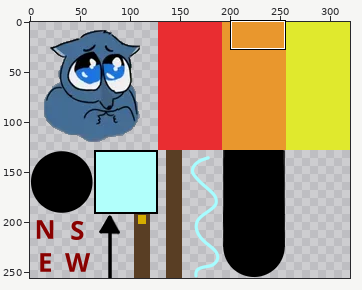
Sprite sheet -- client/src/main/resources/textures/textures.png. Above: a wide view before the commit, with the close-up outlined.
Close-up. Before the commit:
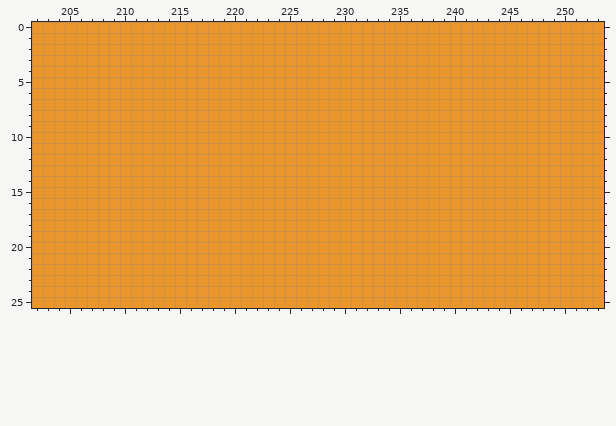
The file is 320x256 pixels. Shown: x 202..253, y 0..25. The commit also changed other parts of the picture, which this record leaves out.
The same view after the edit:
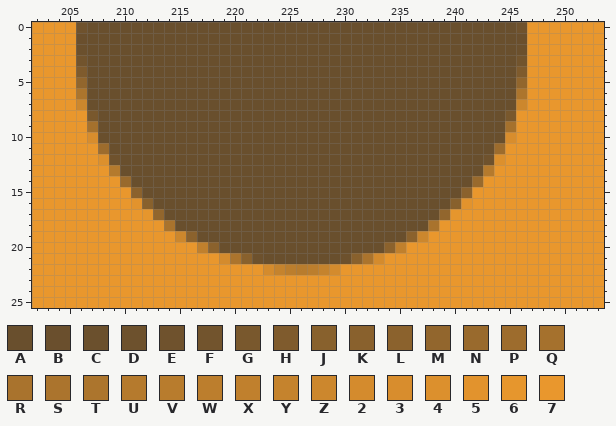
Palette (. is transparent): A #694f2d  B #6a4f2d  C #6b502d  D #6d512d  E #6f522d  F #72542d  G #79582d  H #7f5b2d  J #88612d  K #89612d  L #8b622d  M #92662d  N #996a2d  P #9d6c2d  Q #a5712d  R #a9732d  S #ab742d  T #ac752d  U #b57a2d  V #b87c2d  W #bc7e2d  X #c0802d  Y #c5832d  Z #cc872d  2 #d48b2d  3 #d88d2d  4 #dc902d  5 #e2932d  6 #e6962d  7 #e9972d
Difference:
Changed rows in their new state; - is an unchanged pixel.
first column x 206:
 0 EAAAAAAAAAAAAAAAAAAAAAAAAAAAAAAAAAAAAAAAE
 1 BAAAAAAAAAAAAAAAAAAAAAAAAAAAAAAAAAAAAAAAB
 2 CAAAAAAAAAAAAAAAAAAAAAAAAAAAAAAAAAAAAAAAC
 3 FAAAAAAAAAAAAAAAAAAAAAAAAAAAAAAAAAAAAAAAF
 4 HAAAAAAAAAAAAAAAAAAAAAAAAAAAAAAAAAAAAAAAH
 5 MAAAAAAAAAAAAAAAAAAAAAAAAAAAAAAAAAAAAAAAM
 6 TAAAAAAAAAAAAAAAAAAAAAAAAAAAAAAAAAAAAAAAT
 7 ZAAAAAAAAAAAAAAAAAAAAAAAAAAAAAAAAAAAAAAAZ
 8 -GAAAAAAAAAAAAAAAAAAAAAAAAAAAAAAAAAAAAAG-
 9 -QAAAAAAAAAAAAAAAAAAAAAAAAAAAAAAAAAAAAAQ-
10 -3AAAAAAAAAAAAAAAAAAAAAAAAAAAAAAAAAAAAA3-
11 --PAAAAAAAAAAAAAAAAAAAAAAAAAAAAAAAAAAAP--
12 --4EAAAAAAAAAAAAAAAAAAAAAAAAAAAAAAAAAE4--
13 ---UAAAAAAAAAAAAAAAAAAAAAAAAAAAAAAAAAU---
14 ----NAAAAAAAAAAAAAAAAAAAAAAAAAAAAAAAN----
15 -----LAAAAAAAAAAAAAAAAAAAAAAAAAAAAAL-----
16 -----5JAAAAAAAAAAAAAAAAAAAAAAAAAAAJ5-----
17 ------6MAAAAAAAAAAAAAAAAAAAAAAAAAM6------
18 --------RAAAAAAAAAAAAAAAAAAAAAAAR--------
19 ---------ZLAAAAAAAAAAAAAAAAAAALZ---------
20 -----------XLAAAAAAAAAAAAAAALX-----------
21 -------------2SKDAAAAAAADKS2-------------
22 -----------------2YWVWY2-----------------
